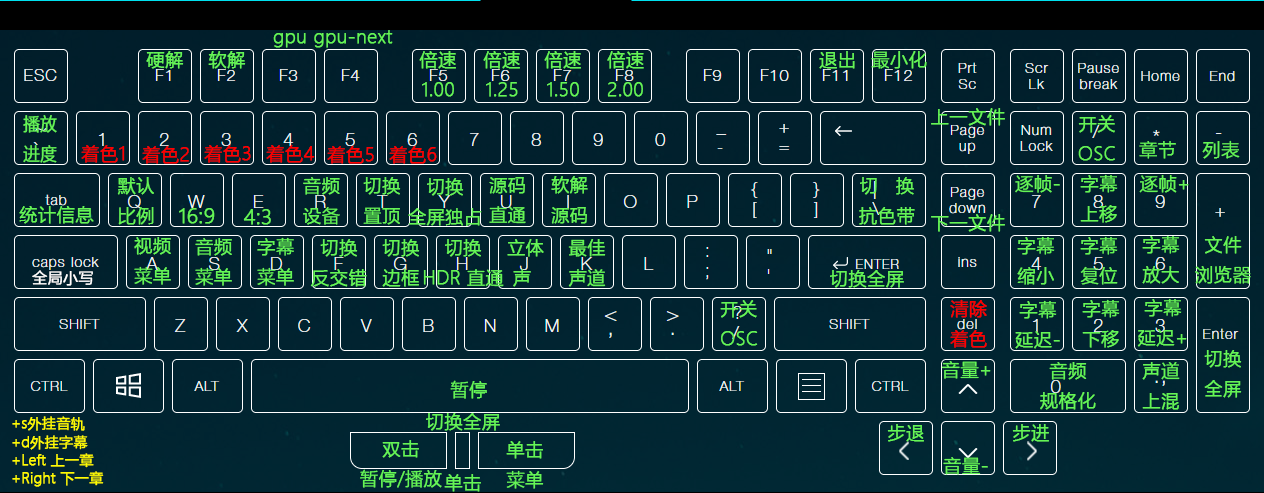
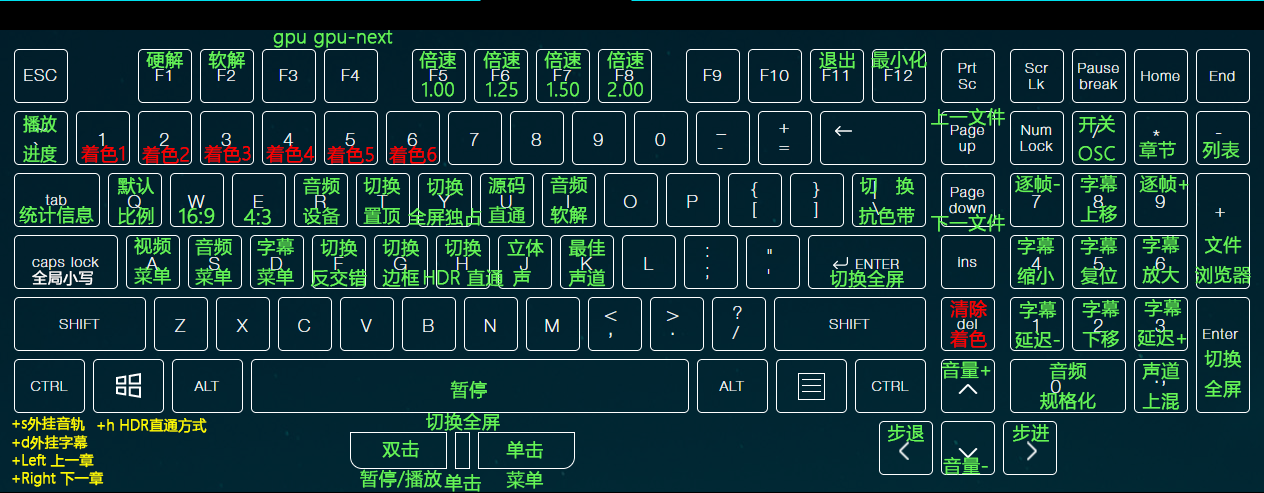
Layer changes from the first 1264px x 493px image to the second:
removed layer "开关 OSC" (1st of 2) over <box>720,300,758,346</box>
added layer "+h HDR直通方式" above "源码直通" over <box>97,418,207,433</box>
renamed "开启源码直通" to "源码直通", moved it above "音频软解", painted on it over <box>488,177,526,224</box>
renamed "关闭源码直通" to "音频软解", moved it above "切换全屏", painted on it over <box>550,176,588,224</box>
